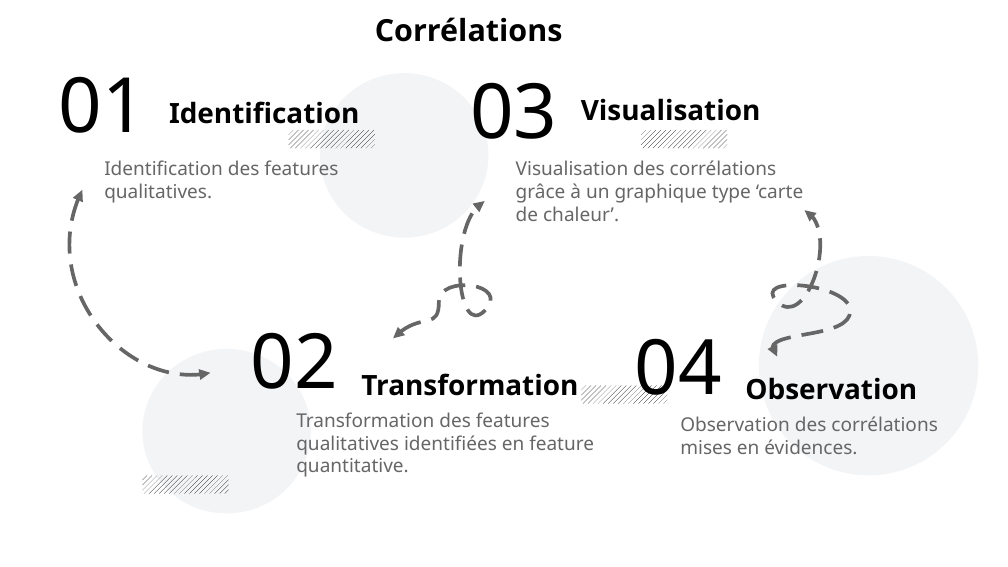
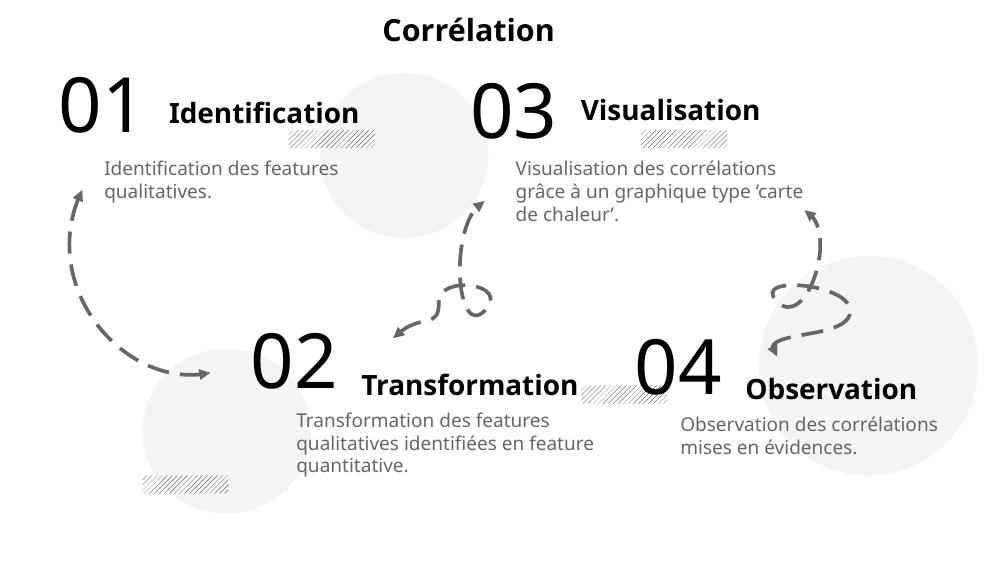
Before and after one commit to curiousmindflow/oc-ml-p2, a slide deck: slide 26 of report/P2_01_presentation.odp (slide 22 before the commit). Drawn at 1008x567 pixels with LibreOffice and Linux fonts; fonts in the diff are those of the drawing. Boxes give left, top, right and bottom in pixels: in the first picture for what was removed or moved away, otherwise in the second. Text is boxed around its words. In the diff, an @@ line names an element or a change of style, - is before the commit and + after.

```diff
--- a/report/P2_01_presentation.odp
+++ b/report/P2_01_presentation.odp
@@ text at (382,17,555,42): text changed @@
-Corrélations
+Corrélation
```
Also in this commit, not shown: 2 other slides changed, 4 slides added, 5 other files.
